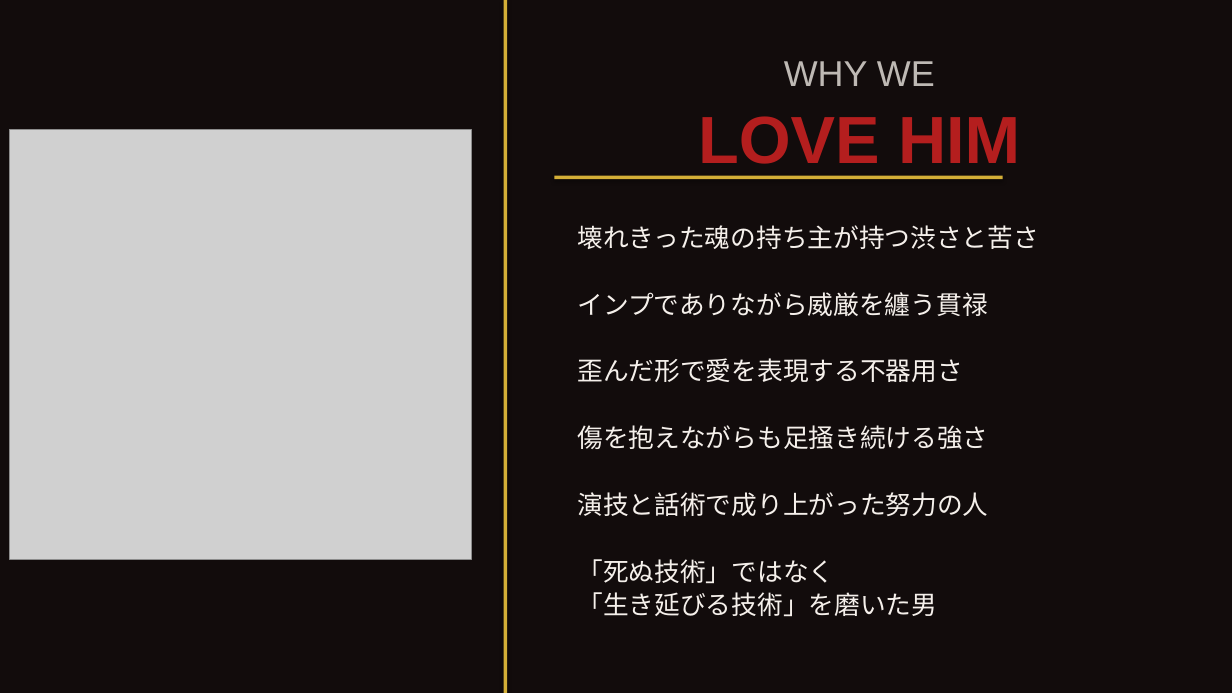
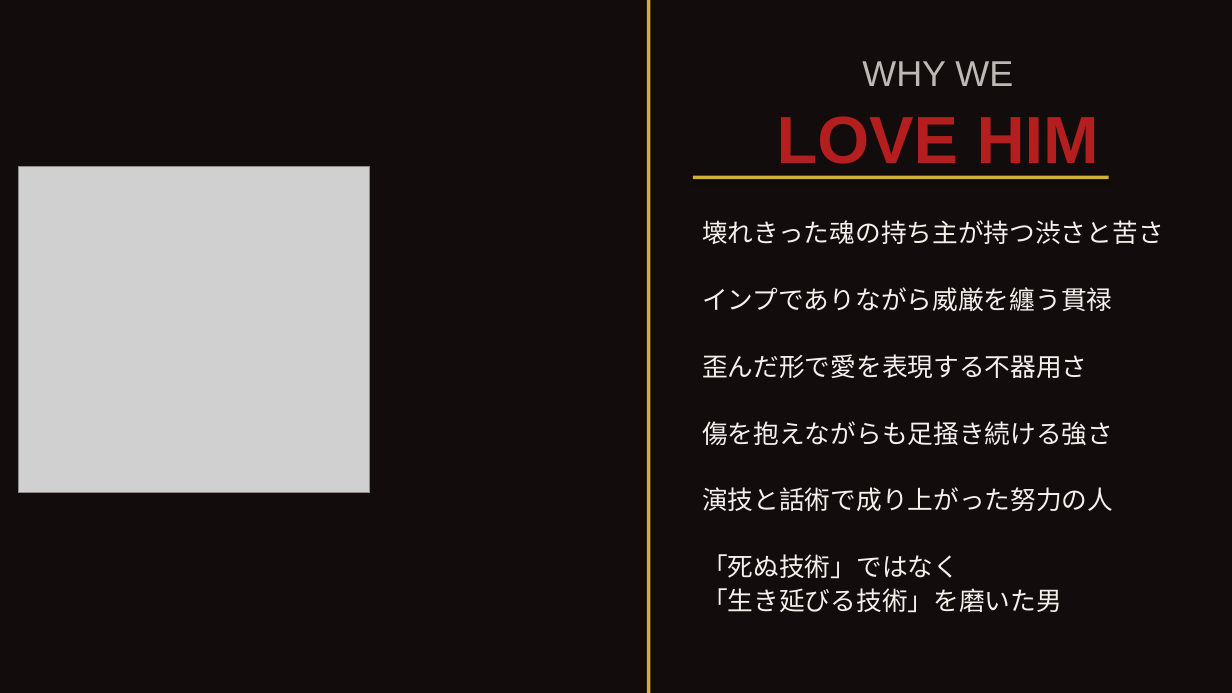
Before and after one commit to nanashi925/POWERPOINT, a slide deck: slide 10 of crimson_presentation.pptx. Drawn at 1232x693 pixels with LibreOffice and Linux fonts; fonts in the diff are those of the drawing; grey boxes stand for pictures. Boxes give left, top, right and bottom in pixels: in the first picture for what was removed or moved away, otherwise in the second. Text is boxed around its words. In the diff, an @@ line names an element or a change of style, - is before the commit and + after.

```diff
--- a/crimson_presentation.pptx
+++ b/crimson_presentation.pptx
@@ rectangle: place and size @@
-rectangle at box(504, 0, 507, 693)
+rectangle at box(647, 0, 651, 693)
@@ text "WHY WE": place and size @@
-text "WHY WE" at box(784, 61, 935, 86)
+text "WHY WE" at box(862, 61, 1013, 86)
@@ text "LOVE HIM": place and size @@
-text "LOVE HIM" at box(698, 116, 1020, 164)
+text "LOVE HIM" at box(777, 116, 1099, 164)
@@ picture: place and size @@
-picture at box(9, 129, 471, 559)
+picture at box(18, 166, 370, 493)
@@ rectangle: place and size @@
-rectangle at box(555, 176, 1003, 179)
+rectangle at box(693, 176, 1109, 179)
@@ text "壊れきった魂の持ち主が持つ渋さと苦さ": place and size @@
-text "壊れきった魂の持ち主が持つ渋さと苦さ" at box(577, 225, 1039, 617)
+text "壊れきった魂の持ち主が持つ渋さと苦さ" at box(702, 220, 1164, 613)
```
Also in this commit, not shown: 1 other file.
